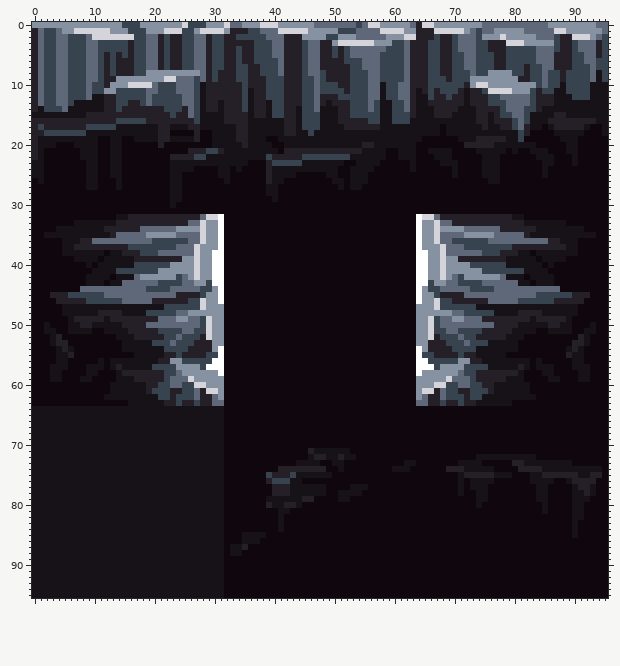
Sprite sheet, stored at assets/build_3.png. Above, as it was before the edit.
The file is 96x96 pixels. Pixels under 10% opacity are left out. Colours within 5 levels of each other are drawn and written as one.
Once edited:
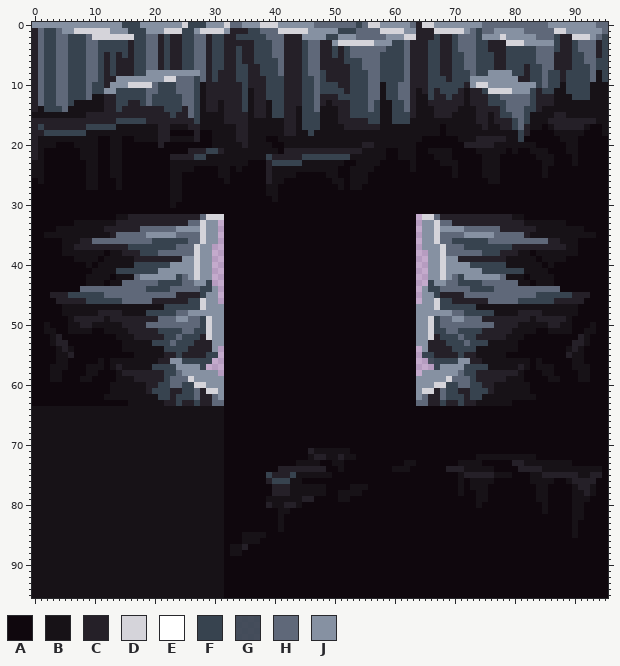
Palette (. is transparent): A #0f070d  B #171217  C #252028  D #d5d4da  E #ffffff  F #37434f  G #37434fe6  H #5f6879  J #8691a2
Changes in this commit:
@@ x 28..67 @@
 31 AAAAAAAAAAAAAAAAAAAAAAAAAAAAAAAAAAAAAAAA
-32 HDDEAAAAAAAAAAAAAAAAAAAAAAAAAAAAAAAAEDDH
-33 DJJEAAAAAAAAAAAAAAAAAAAAAAAAAAAAAAAAEJJD
-34 DJJEAAAAAAAAAAAAAAAAAAAAAAAAAAAAAAAAEJJD
-35 DJJEAAAAAAAAAAAAAAAAAAAAAAAAAAAAAAAAEJJD
-36 DJJEAAAAAAAAAAAAAAAAAAAAAAAAAAAAAAAAEJJD
-37 JJJEAAAAAAAAAAAAAAAAAAAAAAAAAAAAAAAAEJJJ
-38 JJEEAAAAAAAAAAAAAAAAAAAAAAAAAAAAAAAAEEJJ
-39 JJEEAAAAAAAAAAAAAAAAAAAAAAAAAAAAAAAAEEJJ
-40 JJEEAAAAAAAAAAAAAAAAAAAAAAAAAAAAAAAAEEJJ
-41 JJEEAAAAAAAAAAAAAAAAAAAAAAAAAAAAAAAAEEJJ
-42 JJEEAAAAAAAAAAAAAAAAAAAAAAAAAAAAAAAAEEJJ
-43 JFEEAAAAAAAAAAAAAAAAAAAAAAAAAAAAAAAAEEFJ
-44 FFJEAAAAAAAAAAAAAAAAAAAAAAAAAAAAAAAAEJFF
-45 FJJEAAAAAAAAAAAAAAAAAAAAAAAAAAAAAAAAEJJF
-46 DJJEAAAAAAAAAAAAAAAAAAAAAAAAAAAAAAAAEJJD
+32 HDDDAAAAAAAAAAAAAAAAAAAAAAAAAAAAAAAA.DDH
+33 DJJ.AAAAAAAAAAAAAAAAAAAAAAAAAAAAAAAA.JJD
+34 DJJ.AAAAAAAAAAAAAAAAAAAAAAAAAAAAAAAA.JJD
+35 DJJ.AAAAAAAAAAAAAAAAAAAAAAAAAAAAAAAA.JJD
+36 DJJ.AAAAAAAAAAAAAAAAAAAAAAAAAAAAAAAA.JJD
+37 JJ..AAAAAAAAAAAAAAAAAAAAAAAAAAAAAAAA.JJJ
+38 JJ..AAAAAAAAAAAAAAAAAAAAAAAAAAAAAAAA..JJ
+39 JJ..AAAAAAAAAAAAAAAAAAAAAAAAAAAAAAAA..JJ
+40 JJ..AAAAAAAAAAAAAAAAAAAAAAAAAAAAAAAA..JJ
+41 JJ..AAAAAAAAAAAAAAAAAAAAAAAAAAAAAAAA..JJ
+42 JJ..AAAAAAAAAAAAAAAAAAAAAAAAAAAAAAAA..JJ
+43 JF..AAAAAAAAAAAAAAAAAAAAAAAAAAAAAAAA..FJ
+44 FFJ.AAAAAAAAAAAAAAAAAAAAAAAAAAAAAAAA.JFF
+45 FJJ.AAAAAAAAAAAAAAAAAAAAAAAAAAAAAAAA.JJF
+46 DJJ.AAAAAAAAAAAAAAAAAAAAAAAAAAAAAAAA.JJD
 47 DJJJAAAAAAAAAAAAAAAAAAAAAAAAAAAAAAAAJJJD
@@ x 27..68 @@
 53 CCCJJAAAAAAAAAAAAAAAAAAAAAAAAAAAAAAAAJJCCC
-54 CCCJEAAAAAAAAAAAAAAAAAAAAAAAAAAAAAAAAEJCCC
-55 CCFFEAAAAAAAAAAAAAAAAAAAAAAAAAAAAAAAAEFFCC
-56 FFFEEAAAAAAAAAAAAAAAAAAAAAAAAAAAAAAAAEEFFF
-57 JFEEEAAAAAAAAAAAAAAAAAAAAAAAAAAAAAAAAEEEFJ
-58 JJJJEAAAAAAAAAAAAAAAAAAAAAAAAAAAAAAAAEJJJJ
+54 CCCJ.AAAAAAAAAAAAAAAAAAAAAAAAAAAAAAAA.JCCC
+55 CCFF.AAAAAAAAAAAAAAAAAAAAAAAAAAAAAAAA.FFCC
+56 FFF..AAAAAAAAAAAAAAAAAAAAAAAAAAAAAAAA..GFF
+57 JF...AAAAAAAAAAAAAAAAAAAAAAAAAAAAAAAA...FJ
+58 JJJJ.AAAAAAAAAAAAAAAAAAAAAAAAAAAAAAAA.JJJJ
 59 JJJJJAAAAAAAAAAAAAAAAAAAAAAAAAAAAAAAAJJJJJ
Boxes around the changes in both pictures, in picture pixels (x1, y1, x2, y2):
changed: (212, 214, 224, 304)
erased: (416, 214, 428, 304)
erased: (206, 346, 224, 376)
changed: (416, 346, 434, 376)
